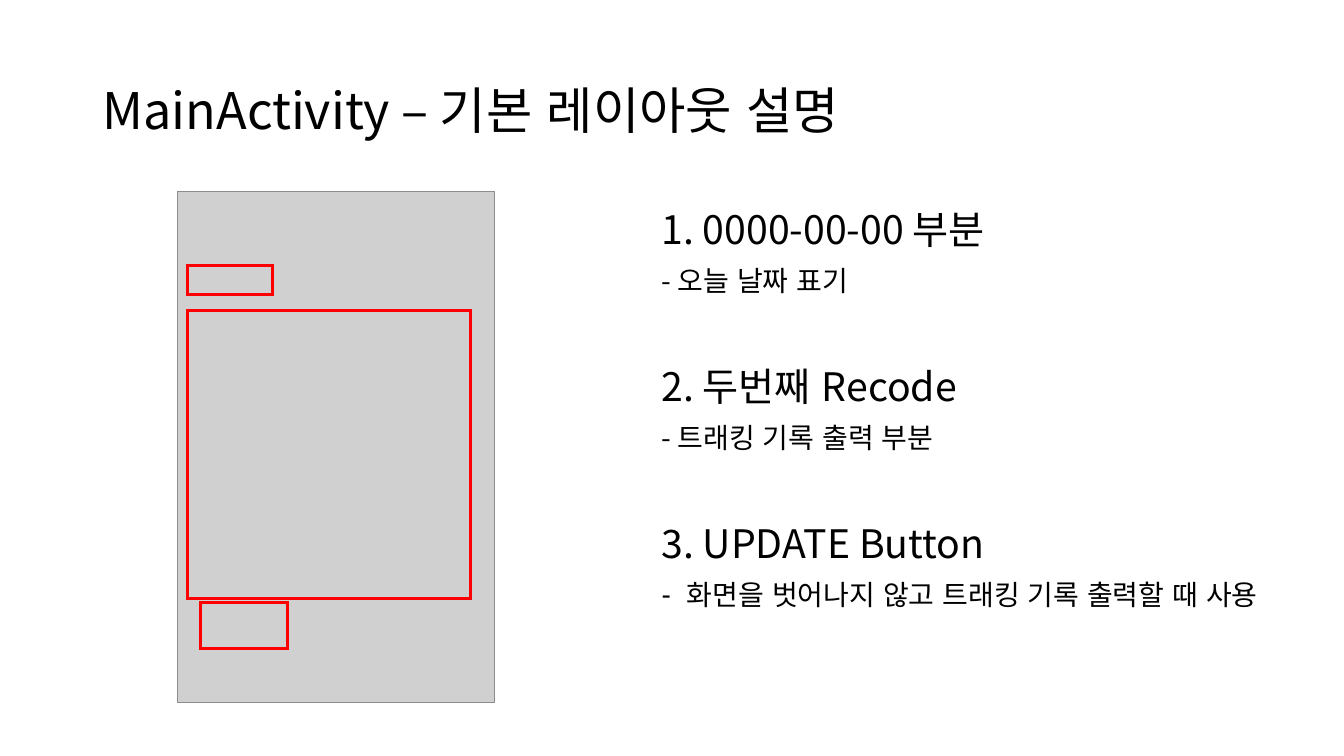
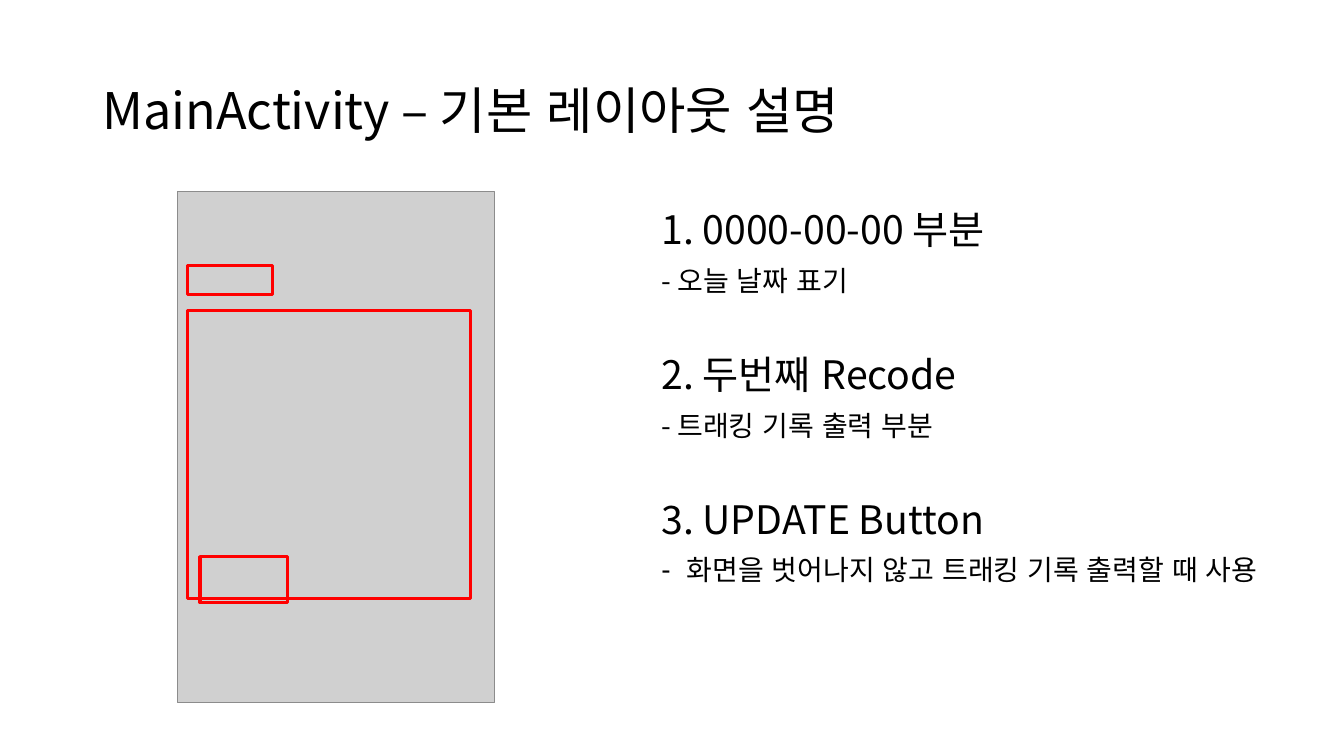
Before and after one commit to munu2635/personal, a slide deck: slide 8 of team7_msp2018_project.pptx. Drawn at 1344x756 pixels with LibreOffice and Linux fonts; fonts in the diff are those of the drawing; grey boxes stand for pictures. Boxes give left, top, right and bottom in pixels: in the first picture for what was removed or moved away, otherwise in the second. Text is boxed around its words. In the diff, an @@ line names an element or a change of style, - is before the commit and + after.

```diff
--- a/team7_msp2018_project.pptx
+++ b/team7_msp2018_project.pptx
@@ text "1. 0000-00-00 부분" rewrapped from [662,212,1258,608] to [661,212,1258,583] @@
@@ rectangle at [188,311,471,599]: outline #FF0000 2.25 pt to #FF0000 2.24 pt @@
@@ rectangle at [201,557,287,603]: outline #FF0000 2.25 pt to #FF0000 2.24 pt @@
@@ rectangle: place and size @@
-rectangle at [201,603,287,649]
+rectangle at [201,557,287,603]
```
Also in this commit, not shown: 14 other slides changed.
